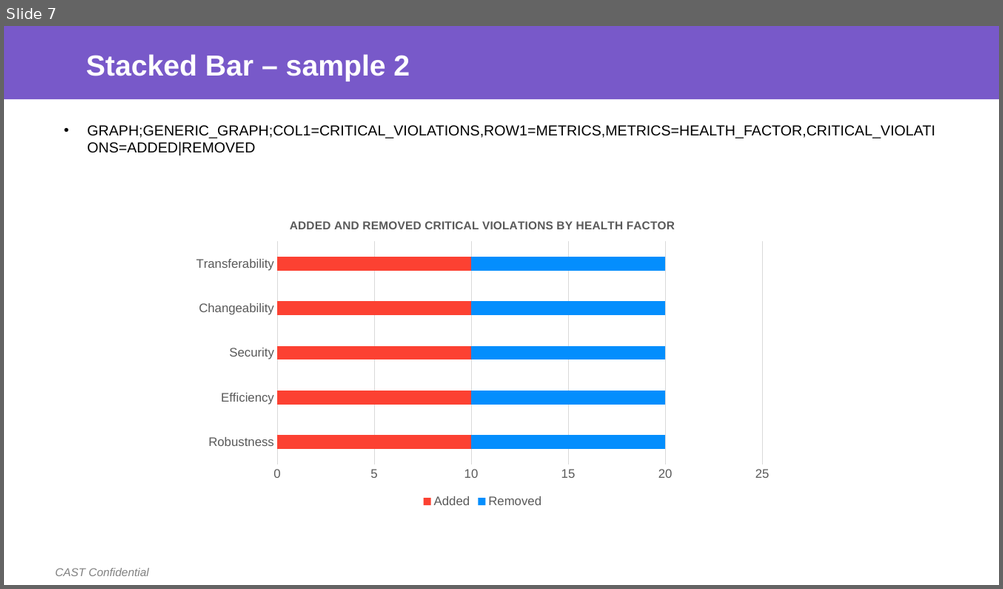
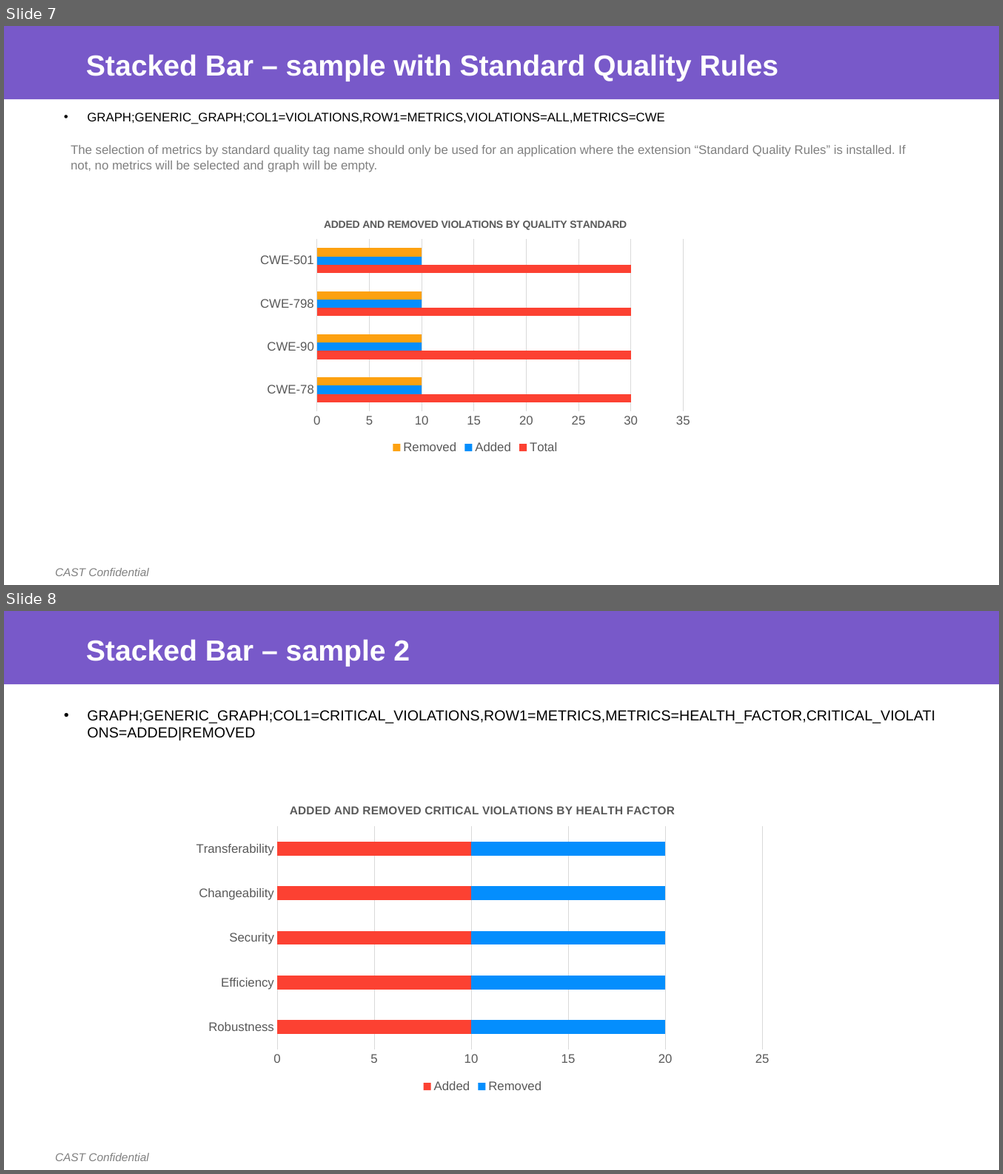
Before and after one commit to CAST-projects/ReportGenerator, a slide deck: CastReporting.Reporting/TemplatesFiles/Generic Graph Definition.pptx. Shown one above the other, each under a label of ours: slide 7 before the commit, slides 7 and 8 after it. The pictures are 1003x589 and 1003x1174 pixels, drawn with LibreOffice and Linux fonts; fonts in the diff are those of the drawing; background and template pictures are left out. Boxes give left, top, right and bottom in pixels: in the first picture for what was removed or moved away, otherwise in the second. Text is boxed around its words. In the diff, an @@ line names an element or a change of style, - is before the commit and + after.

Commit message:
REPORTGEN-352 : update templates with samples for generic table and graph in word and excel

```diff
--- a/CastReporting.Reporting/TemplatesFiles/Generic Graph Definition.pptx
+++ b/CastReporting.Reporting/TemplatesFiles/Generic Graph Definition.pptx
@@ slide 7 added at [4, 26, 999, 585], background #FFFFFF; not listed: 2 template elements that a slide beside it also shows @@
@@ title added at [86, 54, 779, 82], 28 pt, text #FFFFFF, bold @@
+Stacked Bar – sample with Standard Quality Rules
@@ text added at [87, 113, 664, 124], 12 pt, text #000000 @@
+• GRAPH;GENERIC_GRAPH;COL1=VIOLATIONS,ROW1=METRICS,VIOLATIONS=ALL,METRICS=CWE
@@ text added at [71, 145, 905, 173], 12 pt, text #808080 @@
+The selection of metrics by standard quality tag name should only be used for an application where the extension “Standard Quality Rules” is installed. If not, no metrics will be selected and graph will be empty.
@@ bar chart added at [251, 206, 699, 457] @@
+title "ADDED AND REMOVED VIOLATIONS BY QUALITY STANDARD "
+categories: CWE-78, CWE-90, CWE-798, CWE-501
+Total: 30, 30, 30, 30
+Added: 10, 10, 10, 10
+Removed: 10, 10, 10, 10
@@ what was slide 7 is now slide 8 @@
```
Also in this commit, not shown: 1 slide changed, 3 other files.
